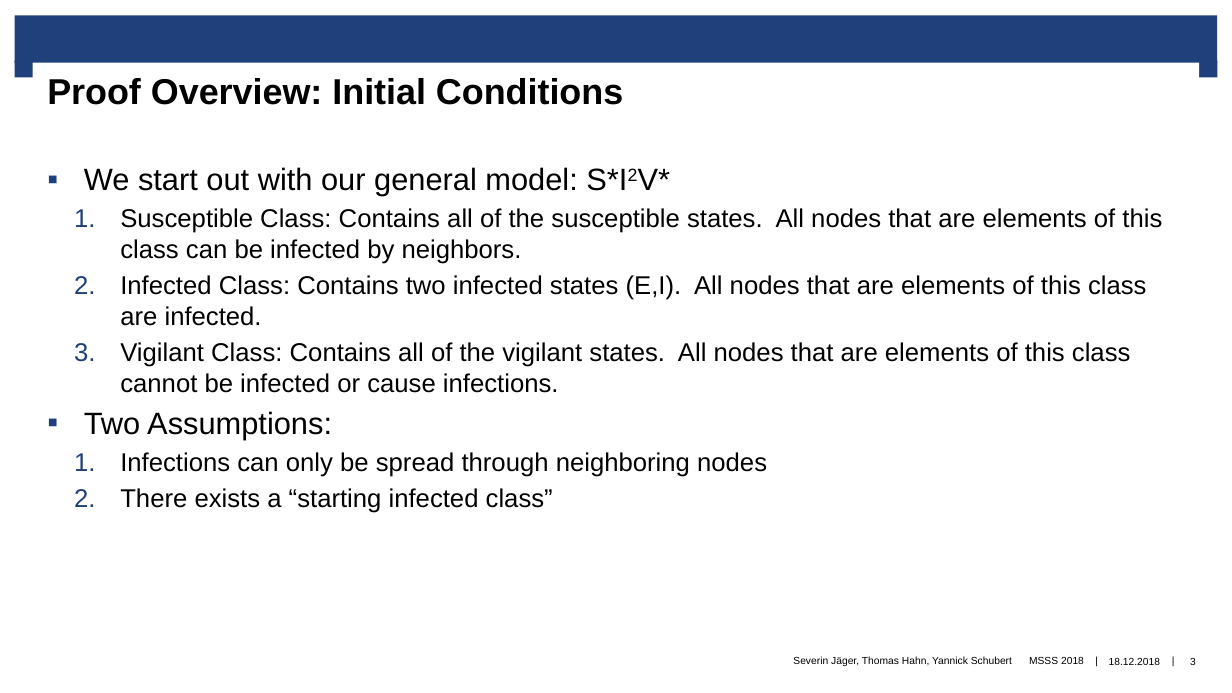
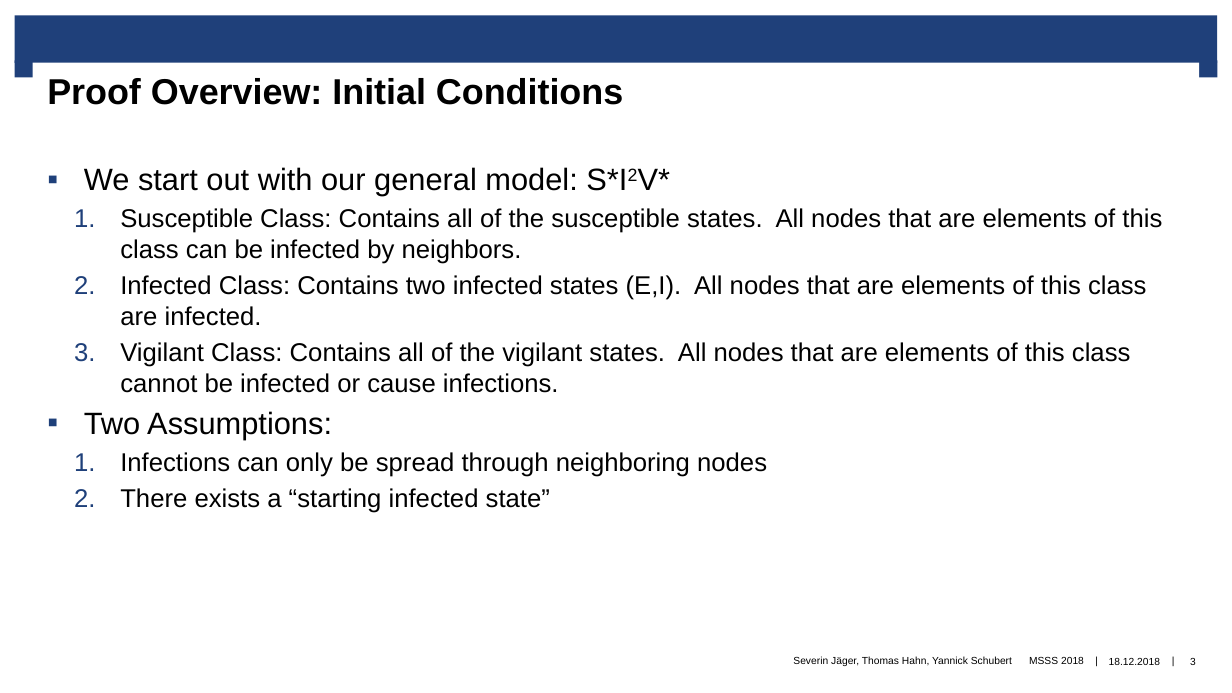
Before and after one commit to sevjaeg/project34, a slide deck: slide 3 of presentation/Presentation.pptx. Drawn at 1232x693 pixels with LibreOffice and Linux fonts; fonts in the diff are those of the drawing; background and template pictures are left out. Boxes give left, top, right and bottom in pixels: in the first picture for what was removed or moved away, otherwise in the second. Text is boxed around its words. In the diff, an @@ line names an element or a change of style, - is before the commit and + after.

```diff
--- a/presentation/Presentation.pptx
+++ b/presentation/Presentation.pptx
@@ text at <box>120,488,550,513</box>: text changed @@
-  2. There exists a “starting infected class”
+  2. There exists a “starting infected state”
```
Also in this commit, not shown: 1 other file.
